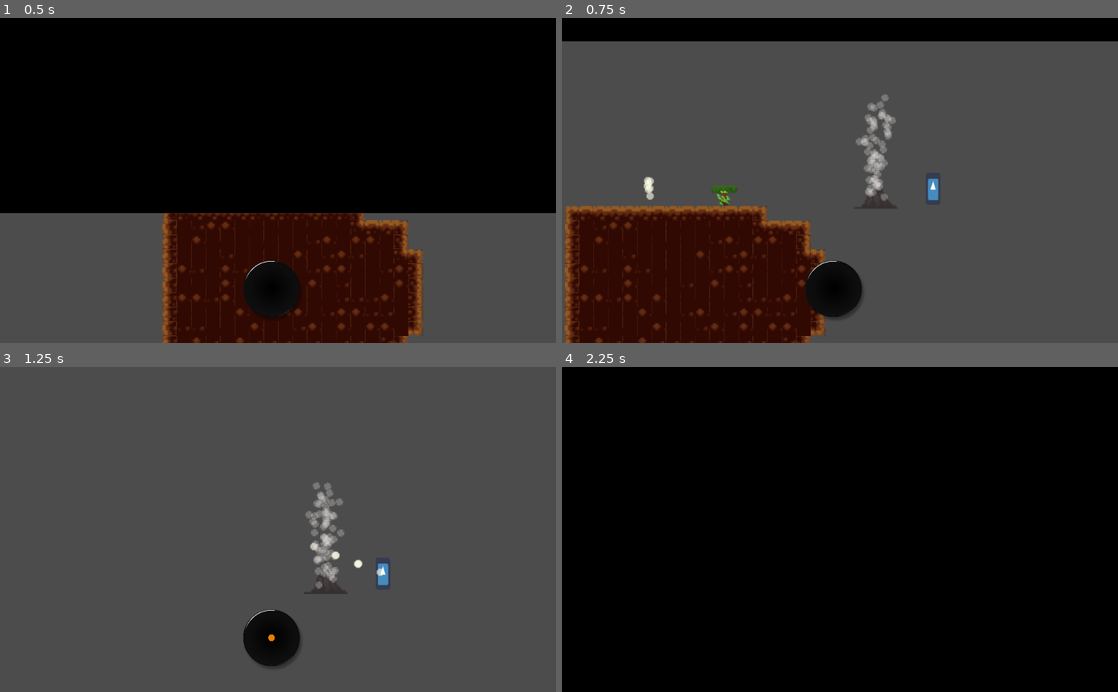
Above: before the commit, frames 1-4 (two rows, left to right).
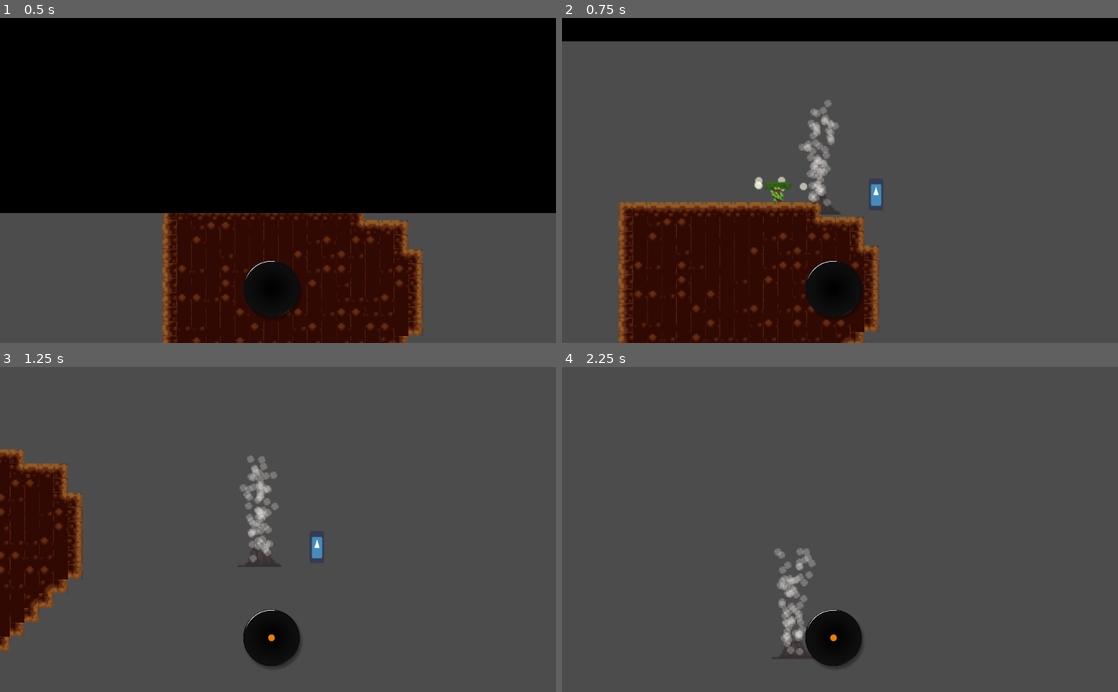
Above: after the commit, the same moments.

Repository: aridai-shi/gmtk2020
Game: Godot game, scene res://GameLoader.tscn
Same seed, same stepped clock (60 frames per second), same inputs: the game is played once before the commit and once after it. The engine's default icon, where the game draws it, is replaced by a stand-in: a white triangle on a blue panel in a dark square. Sound files missing from this copy of the repository are replaced by a short silence.
Inputs:
- Up to frame 1 (0.5 s): no input
- Up to frame 2 (0.75 s): hold Right (ui_right) from 0.53 s (still down); hold Space (ui_select) from 0.53 s (still down)
- Up to frame 3 (1.25 s): keep holding Right (ui_right); keep holding Space (ui_select)
- Up to frame 4 (2.25 s): release Space (ui_select) at 1.28 s; tap Space (ui_select) at 1.35, 1.52, 1.82 s; release Right (ui_right) at 2.03 s; hold Left (ui_left) from 2.03 s (still down); hold Space (ui_select) from 2.03 s (still down)

Frame 1 is identical in both runs. In frame 2, 13% of the frame differs, in the area x 0-68%, y 23-100%; in frame 3, 9.0%; in frame 4, 99%, in the area x 0-100%, y 0-100%.
Error before the commit: Attempt to call function 'Beat' in base 'null instance' on a null instance. (res://Player/Player.gd:18)

Commit message:
Something with the player was wrong

Diff:
--- a/Player/Player.gd
+++ b/Player/Player.gd
@@ -9,14 +9,14 @@
 var velocity = Vector2()
 var jumping = false
 var dash = true;
-
-
+func _ready():
+		get_owner().get_parent().get_node("./BeatPlayer").connect("beat",self,"on_beat")
+func on_beat():
+	$JumpBufferTimer.start(0.15)
 func get_input():
 	var horiz = Input.get_action_strength("ui_right") - Input.get_action_strength("ui_left")
 	if is_on_floor():
 		$CoyoteTimer.start(0.09)
-	if get_node("../BeatPlayer").Beat():
-		$JumpBufferTimer.start(0.15)
 	if !jumping and $JumpBufferTimer.time_left > 0 and $CoyoteTimer.time_left > 0:
 		jumping = true
 		velocity.y = jump_speed
@@ -34,9 +34,10 @@
 func _physics_process(delta):
 	if controllable:
 		get_input()
-		if Input.is_action_pressed("ui_select") && dash:
+		if $CoolTimer.time_left <= 0 && Input.is_action_pressed("ui_select") && dash:
 			dash = false
 			$DashTimer.start(0.08)
+			$CoolTimer.start(0.5)
 		if jumping and is_on_floor():
 			jumping = false
 		if $DashTimer.time_left > 0:
@@ -45,10 +46,15 @@
 			else:
 				velocity.x = -4 * run_speed
 			velocity.y = 0
+			$DashDust.emitting = true
 		else:
 			velocity.y += gravity * delta
+			$DashDust.emitting = false
 		if $CoyoteTimer.time_left > 0:
 			dash = true
 		velocity = move_and_slide(velocity, Vector2(0, -1))
 		if velocity.y > 800:
-			get_tree().reload_current_scene()
+			var game = get_owner().get_parent()
+			game.transition_level(game.levellist[game.currentlevel])
+			visible = false
+			velocity.y = 0
